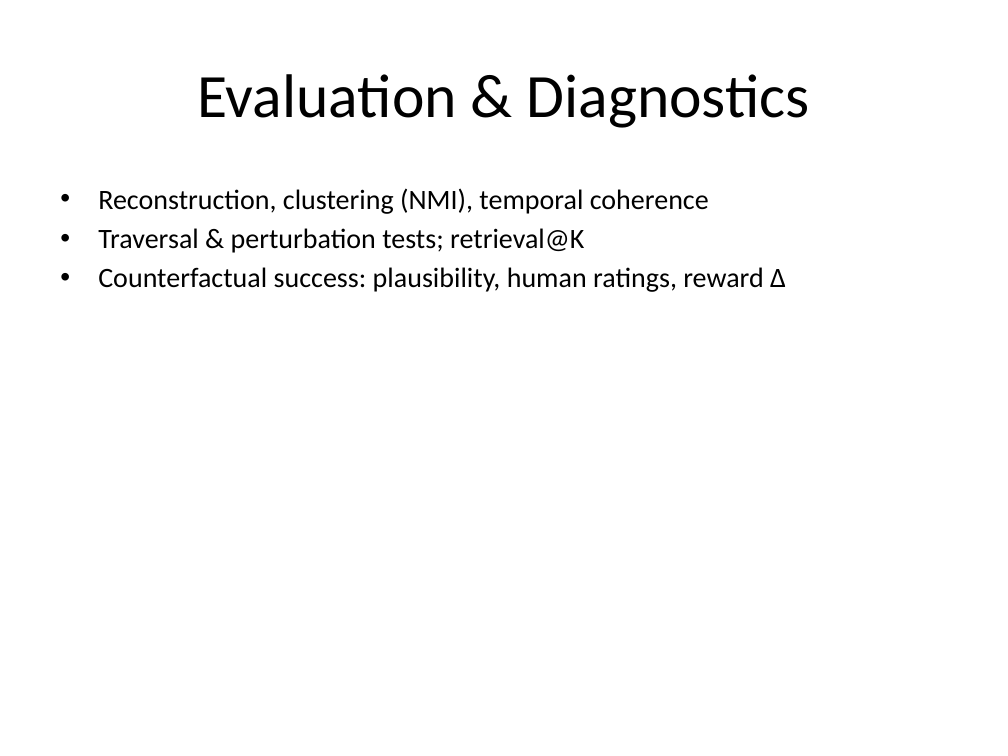
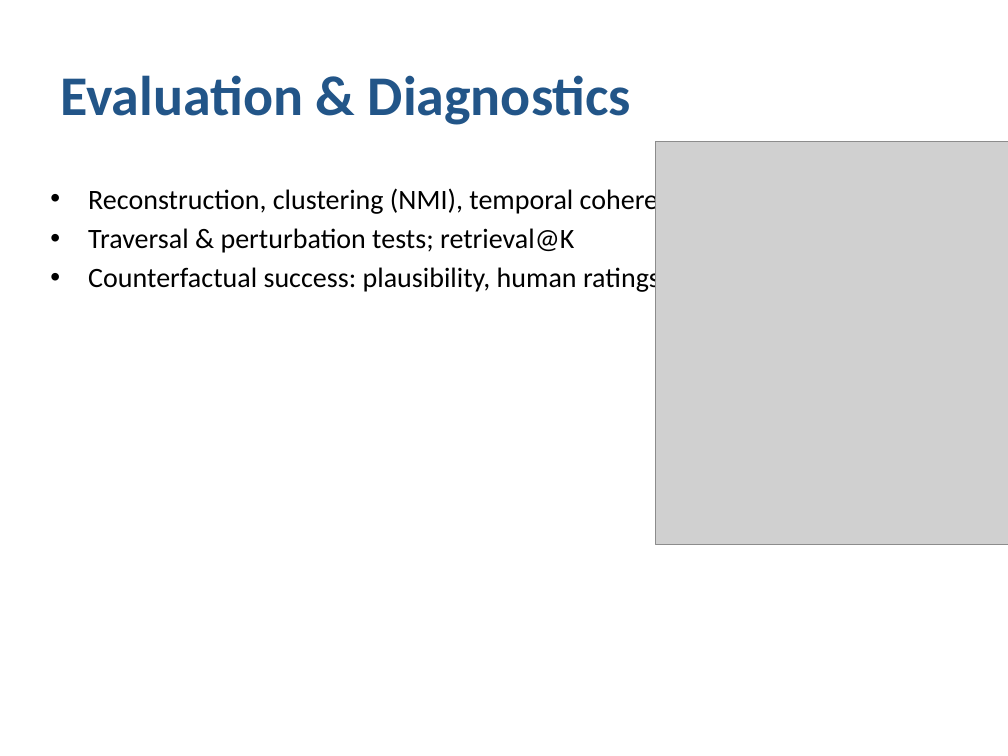
Before and after one commit to csmangum/latent_experience_modeling, a slide deck: slide 9 of CIMC_Proposal_Presentation.pptx. Drawn at 1008x756 pixels with LibreOffice and Linux fonts; fonts in the diff are those of the drawing; grey boxes stand for pictures. Boxes give left, top, right and bottom in pixels: in the first picture for what was removed or moved away, otherwise in the second. Text is boxed around its words. In the diff, an @@ line names an element or a change of style, - is before the commit and + after.

```diff
--- a/CIMC_Proposal_Presentation.pptx
+++ b/CIMC_Proposal_Presentation.pptx
@@ title "Evaluation & Diagnostics" at box(60, 75, 631, 125): size 44 to 40 pt, text colour #000000 to #225588, bold on; alignment centre to left @@
@@ picture added at box(655, 141, 1008, 544) @@
@@ text "Reconstruction, clustering (NMI), temporal coherence" rewrapped from box(98, 188, 786, 292) to box(88, 186, 699, 294) @@
```
Also in this commit, not shown: 14 other slides changed, 2 other files.
